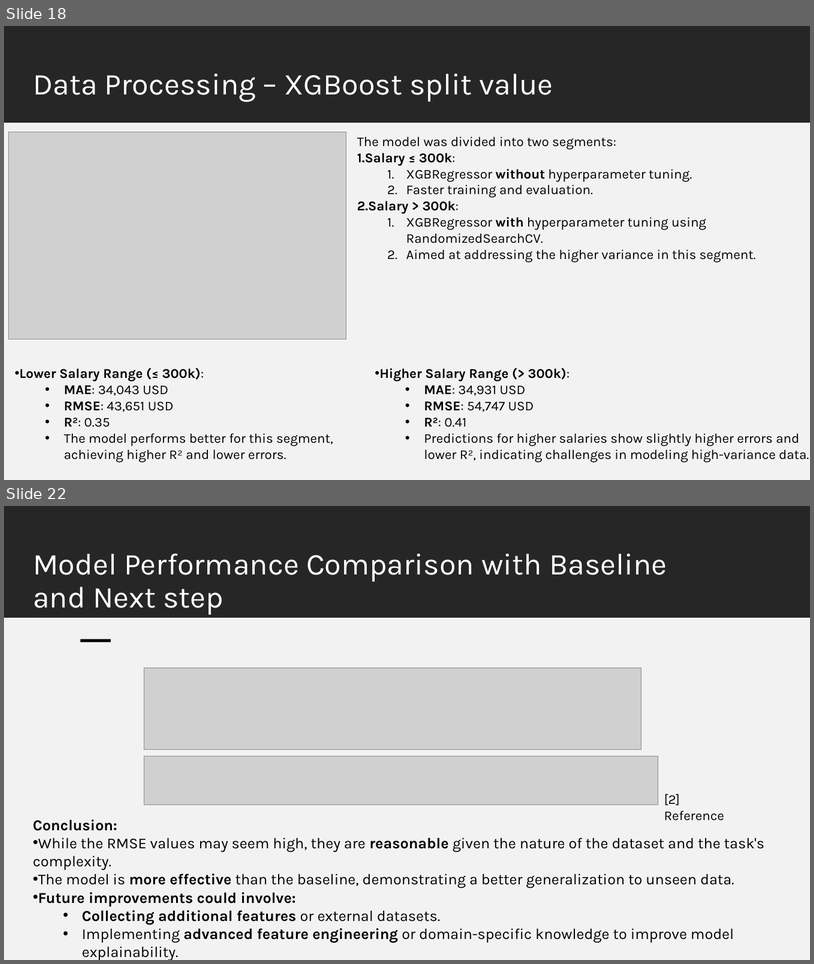
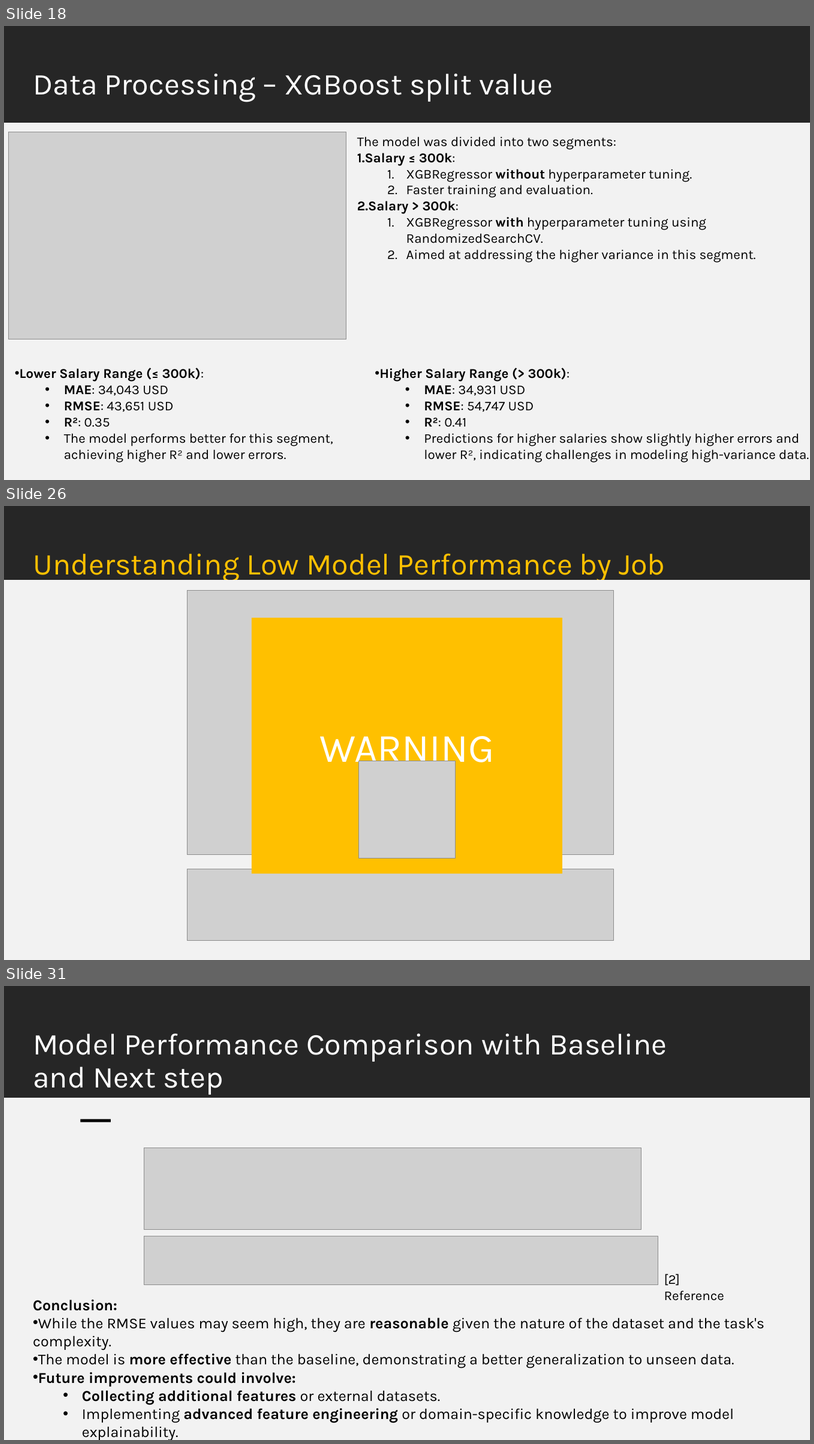
Before and after one commit to isnotJack/AI-project, a slide deck: slide.pptx. Shown one above the other, each under a label of ours: slides 18 and 22 before the commit, slides 18, 26 and 31 after it; the slides between them are not shown. The pictures are 814x964 and 814x1444 pixels, drawn with LibreOffice and Linux fonts; fonts in the diff are those of the drawing; grey boxes stand for pictures. Boxes give left, top, right and bottom in pixels: in the first picture for what was removed or moved away, otherwise in the second. Text is boxed around its words. In the diff, an @@ line names an element or a change of style, - is before the commit and + after.

```diff
--- a/slide.pptx
+++ b/slide.pptx
@@ slide 26 added at [4, 506, 810, 960], background #FFFFFF @@
@@ rectangle added at [4, 506, 810, 618], fill #262626 @@
@@ title added at [33, 553, 666, 616], 36 pt, text #FFC000 @@
+Understanding Low Model Performance by Job Title
@@ rectangle added at [4, 580, 810, 619], fill #F2F2F2, outline #F2F2F2 1.5 pt @@
@@ picture added at [188, 590, 614, 854] @@
@@ rectangle added at [4, 603, 810, 642], fill #F2F2F2, outline #F2F2F2 1.5 pt @@
@@ rectangle added at [4, 618, 810, 960], fill #F2F2F2 @@
@@ rectangle added at [252, 618, 563, 874], fill #FFC000, 48 pt, text #FFFFFF @@
+WARNING
@@ rectangle added at [81, 639, 111, 642], fill #000000 @@
@@ picture added at [359, 760, 456, 858] @@
@@ picture added at [188, 869, 614, 940] @@
@@ what was slide 22 is now slide 31 @@
```
Also in this commit, not shown: 6 slides changed, 8 other slides added, 5 other files.
